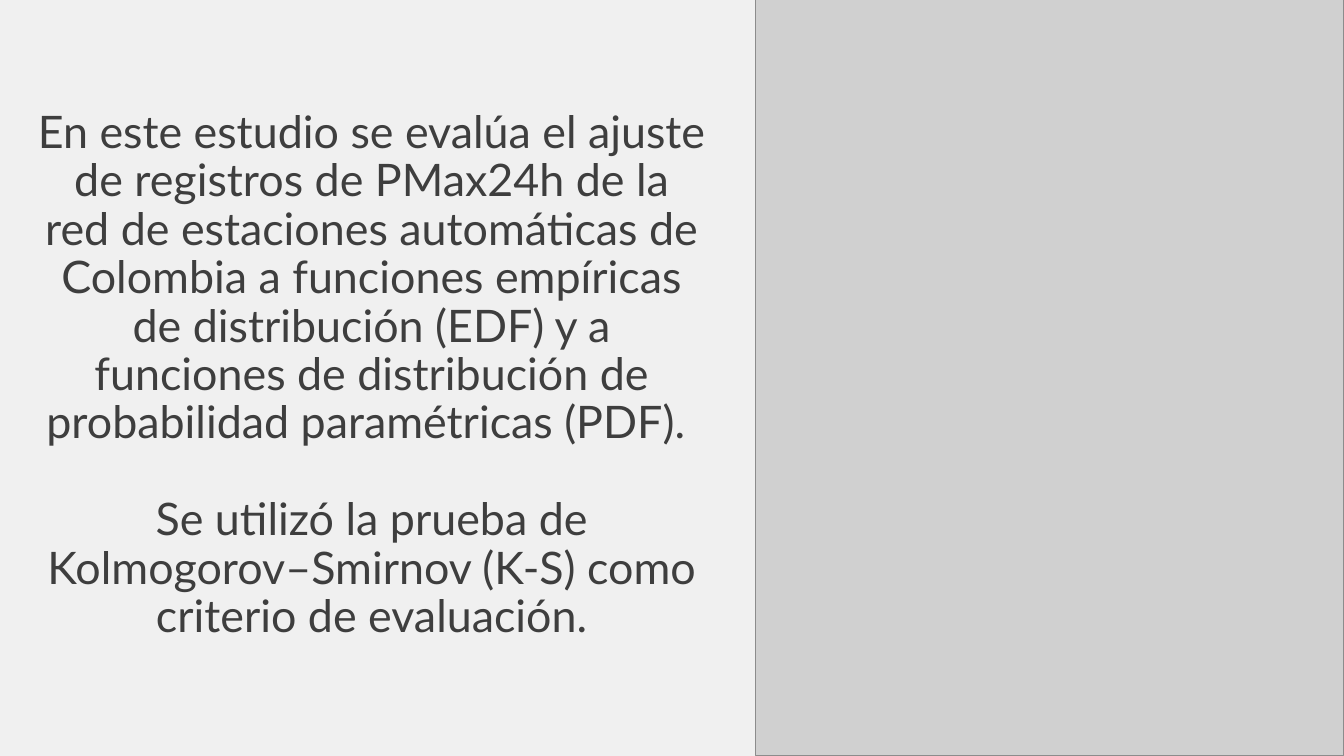
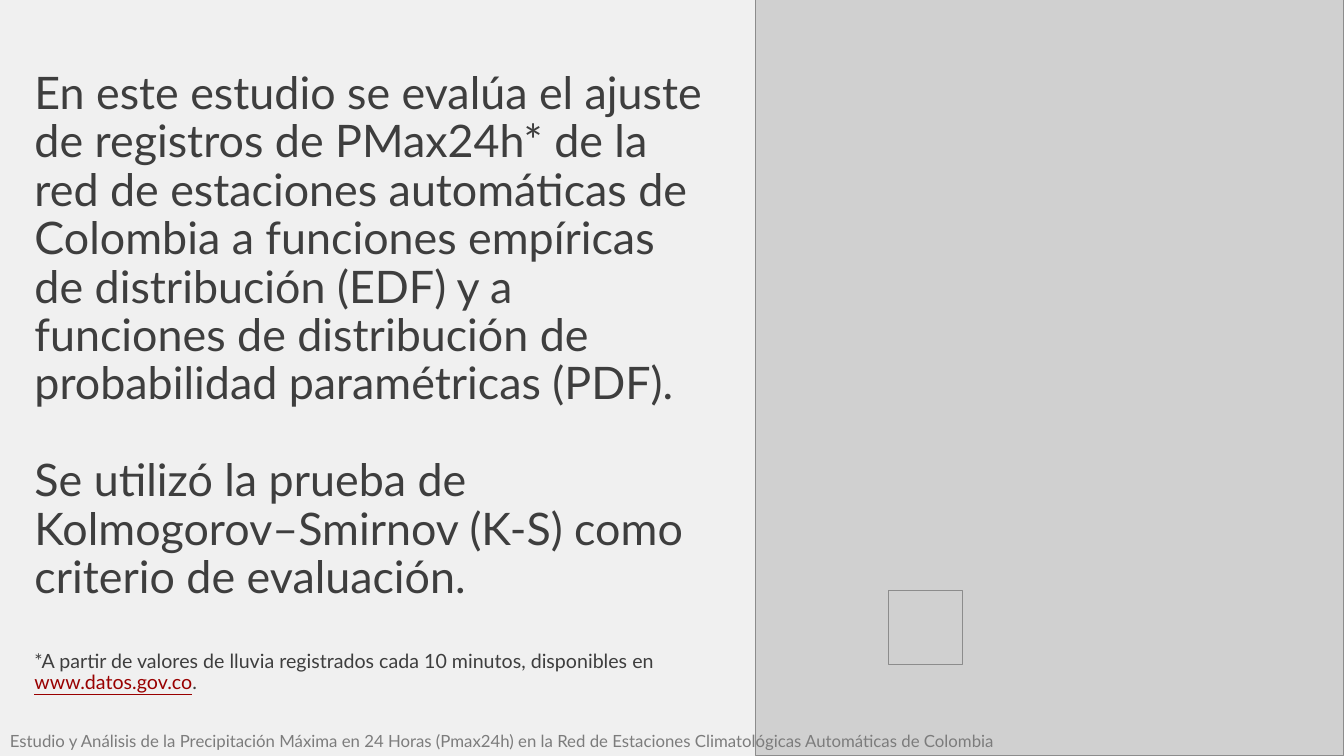
Before and after one commit to rcfdtools/R.HydroTools, a slide deck: slide 3 of tool/PMP/file/report/SCI_XXVI_SNHH26_Presentacion_PMax24HAutomColombia_v1.pptx. Drawn at 1344x756 pixels with LibreOffice and Linux fonts; fonts in the diff are those of the drawing; grey boxes stand for pictures. Boxes give left, top, right and bottom in pixels: in the first picture for what was removed or moved away, otherwise in the second. Text is boxed around its words. In the diff, an @@ line names an element or a change of style, - is before the commit and + after.

```diff
--- a/tool/PMP/file/report/SCI_XXVI_SNHH26_Presentacion_PMax24HAutomColombia_v1.pptx
+++ b/tool/PMP/file/report/SCI_XXVI_SNHH26_Presentacion_PMax24HAutomColombia_v1.pptx
@@ title at bbox=[34, 76, 702, 695]: text changed @@
-En este estudio se evalúa el ajuste de registros de PMax24h de la red de estaciones automáticas de Colombia a funciones empíricas de distribución (EDF) y a funciones de distribución de probabilidad paramétricas (PDF).
-Se utilizó la prueba de Kolmogorov–Smirnov (K-S) como criterio de evaluación.
+En este estudio se evalúa el ajuste de registros de PMax24h* de la red de estaciones automáticas de Colombia a funciones empíricas de distribución (EDF) y a funciones de distribución de probabilidad paramétricas (PDF).
+Se utilizó la prueba de Kolmogorov–Smirnov (K-S) como criterio de evaluación.
+*A partir de valores de lluvia registrados cada 10 minutos, disponibles en www.datos.gov.co.
@@ picture added at bbox=[888, 590, 963, 664] @@
@@ text added at bbox=[10, 733, 994, 751], 12 pt, text #7C7C7C @@
+Estudio y Análisis de la Precipitación Máxima en 24 Horas (Pmax24h) en la Red de Estaciones Climatológicas Automáticas de Colombia
```
Also in this commit, not shown: 3 other slides changed, 4 slides added, 1 other file.
